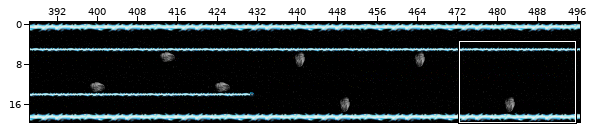
Tiled map, stored at level68.tmx. Above, an overview of the earlier version with the close-up marked.
Close-up. Before the commit:
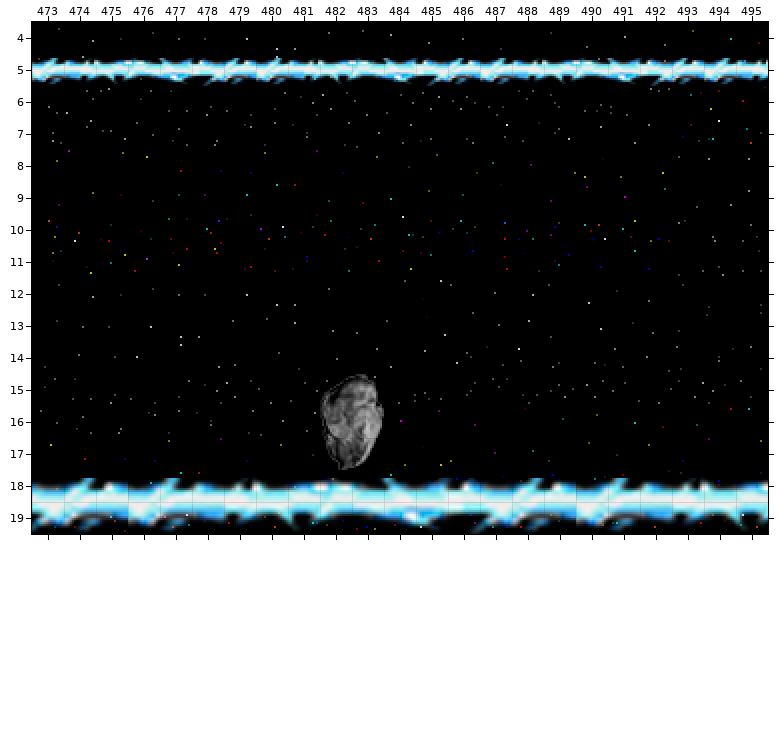
Cells are 16x16 px. Shown: x 473..495, y 4..19.
After the commit:
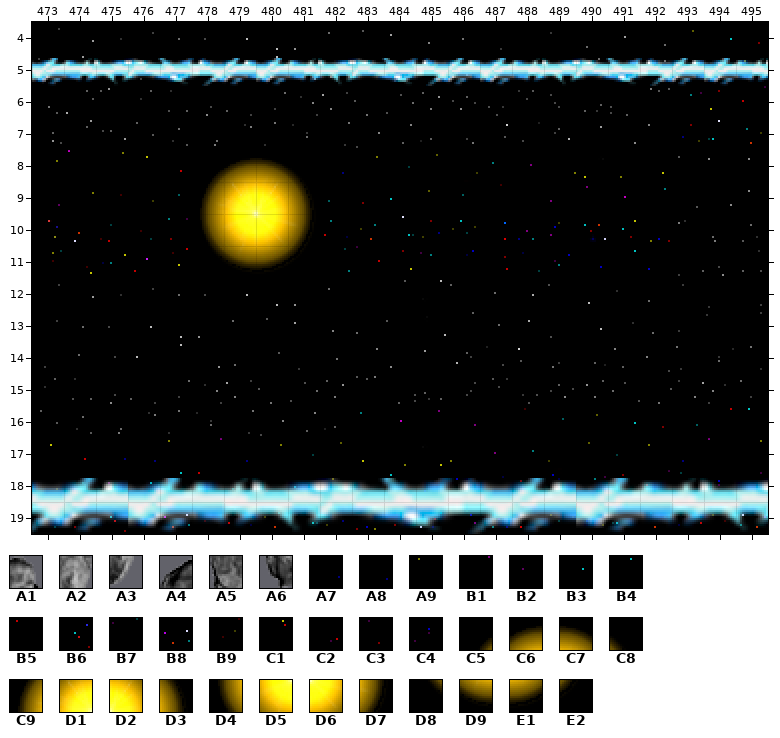
Key: from "reversePolarity Full": A1 180 turned 90, A2 181 turned 90, A3 182 turned 90, A4 240 turned 90, A5 241 turned 90, A6 242 turned 90, A7 285, A8 286, A9 287, B1 288, B2 345, B3 346, B4 347, B5 348, B6 405, B7 406, B8 407, B9 408, C1 465, C2 466, C3 467, C4 468, C5 764, C6 765, C7 766, C8 767, C9 824, D1 825, D2 826, D3 827, D4 884, D5 885, D6 886, D7 887, D8 944, D9 945, E1 946, E2 947.
__ is an empty cell.
Tiles replaced or removed in this view: A1, A2, A3, A4, A5, A6, A7, A8, A9, B1, B2, B3, B4, B5, B6, B7, B8, B9, C1, C2, C3, C4.
The edit:
Changed rows in their new state; .. is an unchanged cell.
Layer "background":
first column x 478:
 8 C5 C6 C7 C8
 9 C9 D1 D2 D3
10 D4 D5 D6 D7
11 D8 D9 E1 E2
Layer "hazards":
first column x 482:
15 __ __
16 __ __
17 __ __
Where, in picture pixels (left, top, right, bottom), the same in both close-ups:
changed: (200, 150, 318, 272)
removed: (320, 374, 384, 470)
